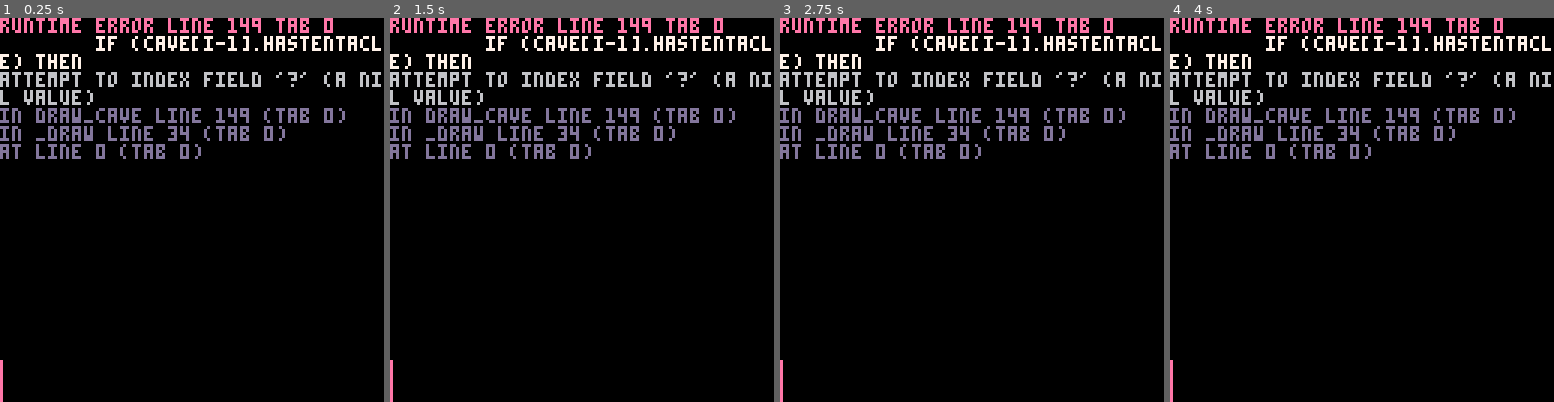
Above: before the commit, frames 1-4 (left to right).
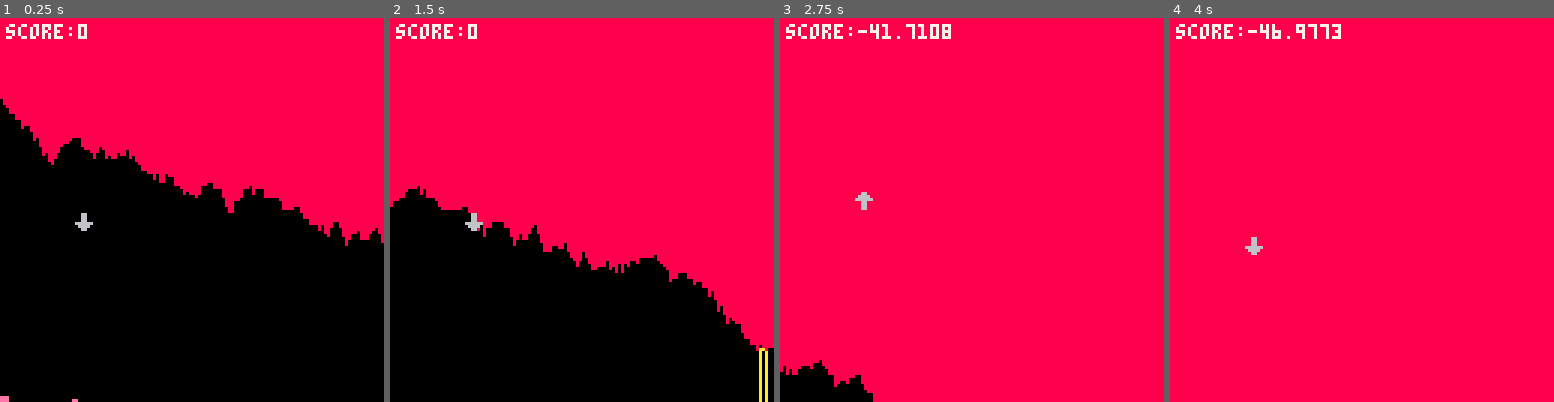
Above: after the commit, the same moments.

Repository: KyleNeubarth/CaveDiverRemix
Game: PICO-8 cartridge cavediver.p8
Same seed, same stepped clock (60 frames per second), same inputs: the game is played once before the commit and once after it.
Inputs:
- Up to frame 1 (0.25 s): no input
- Up to frame 2 (1.5 s): tap X (X key) at 0.33, 1.07 s
- Up to frame 3 (2.75 s): tap X (X key) at 1.85 s; hold Up 2.15-2.42 s
- Up to frame 4 (4 s): tap X (X key) at 2.97 s; hold Down 3.63-3.97 s

The runs differ from the first frame. In frame 1, 44% of the frame differs, in the area x 0-100%, y 0-100%; in frame 2, 62%; in frame 3, 98%; in frame 4, 100%.
Error before the commit: runtime error line 149 tab 0; if (cave[i-1].hastentacle) then; attempt to index field '?' (a nil value)

Commit message:
add bullets

Diff:
--- a/cavediver.p8
+++ b/cavediver.p8
@@ -13,19 +13,19 @@
 toplimit = cave_height/2-min_tunnel_size/2 + tunnel_center
 bottomlimit = cave_height/2-min_tunnel_size/2 - tunnel_center
 
-player={}
-cave = {{["top"]=toplimit-min_tunnel_size/2,["btm"]=bottomlimit-min_tunnel_size/2,["hastentacle"]=false}}
-
 --core funcs
 function _init()
     game_over = false
     make_player()
+    make_cave()
+    bullets = {}
 end
 
 function _update()
     if (not game_over) then
         update_cave()
         move_player()
+        move_bullets()
         check_hit()
     else
         if (btnp(5)) _init()
@@ -36,6 +36,7 @@
     cls()
     draw_cave()
     draw_player()
+    draw_bullets()
 
     if (game_over) then
         print("game over!",44,44,7)
@@ -61,6 +62,9 @@
     cam.x = player.x
     cam.y = player.y
 end
+function make_cave()
+    cave = {{["top"]=toplimit-min_tunnel_size/2,["btm"]=bottomlimit-min_tunnel_size/2,["hastentacle"]=false}}
+end
 
 function draw_player()
     if (game_over) then
@@ -82,11 +86,33 @@
         player.dy += .5
     end
 
+    if (btnp(5)) then
+        add(bullets,{["x"]=player.x+8,["y"]=player.y+4})
+    end
+
     player.y += player.dy
 
     cam.y += (player.y-cam.y)/4
 
     player.score += player.speed
+end
+
+function move_bullets()
+    local todelete = {}
+    for i=1,#bullets do
+        bullets[i].x += 2
+        if bullets[i].x > 125 then
+            add(todelete,i)
+        end
+    end
+    for i=1,#todelete do
+        del(bullets,bullets[todelete[i]])
+    end
+end
+function draw_bullets()
+    for i=1,#bullets do
+        line(bullets[i].x-1,64-cam.y+bullets[i].y,bullets[i].x+1,64-cam.y+bullets[i].y,9)
+    end
 end
 
 function update_cave()
@@ -122,12 +148,12 @@
         end
 
         col.hastentacle = false
-        if (rnd()>.01) then
+        if (rnd()<=.01) then
             col.tentacle = {}
             col.hastentacle = true
             if (rnd()>.5) then
                 col.tentacle.facingup = true
-                col.tentacle.bulb = col.btm - height_diff/4 - rnd(height_diff/2)
+                col.tentacle.bulb = col.btm + height_diff/4 + rnd(height_diff/2)
             else
                 col.tentacle.facingup = false
                 col.tentacle.bulb = col.top + height_diff/4 + rnd(height_diff/2)
@@ -149,23 +175,39 @@
         --debug sin waves
         --pset(i-1,10+wavy_coeff*5,6)
         --pset(i-1,110+flr(wavy_coeff+.5)*5,6)
-        if (cave[i-1].hastentacle) then
-            if (cave[i-1].tentacle.facingup) then
-                rect(i,cave[i-1].tentacle.bulb,i-2,cave[i-1].btm,10)
-            else
-                rect(i,cave[i-1].tentacle.bulb,i-2,cave[i-1].top,10)
-            end
-        end
-    end
+        if (cave[i].hastentacle) then
+            if (cave[i].tentacle.facingup) then
+                rect(i,64-cam.y+cave_height/2-cave[i].tentacle.bulb,i-2,64-cam.y+cave_height/2-cave[i].btm,10)
+            else
+                rect(i,64-cam.y-cave_height/2+cave[i].tentacle.bulb,i-2,64-cam.y-cave_height/2+cave[i].top,10)
+            end
+        end
+    end
+end
+
+function worldtoscreen()
+
 end
 
 function check_hit()
-    for i=player.x,player.x+7 do
-        if (-cave_height/2+cave[i+1].top>player.y or cave_height/2-cave[i+1].btm<player.y+7) then
-            game_over = true
-            sfx(1)
-        end
-    end
+    --print("eeeeeee",0,64)
+    local todelete = {}
+    for i=1,#bullets do
+        if (-cave_height/2+cave[bullets[i].x+1].top>bullets[i].y or cave_height/2-cave[bullets[i].x+1].btm<bullets[i].y) then
+            add(todelete,bullets[i])
+            --print("aaaaa")
+        end
+    end
+    for i=1,#todelete do
+        del(bullets,todelete[i])
+    end
+
+    -- for i=player.x,player.x+7 do
+    --     if (-cave_height/2+cave[i+1].top>player.y or cave_height/2-cave[i+1].btm<player.y+7) then
+    --         game_over = true
+    --         sfx(1)
+    --     end
+    -- end
 end
 
 --utility funcs
